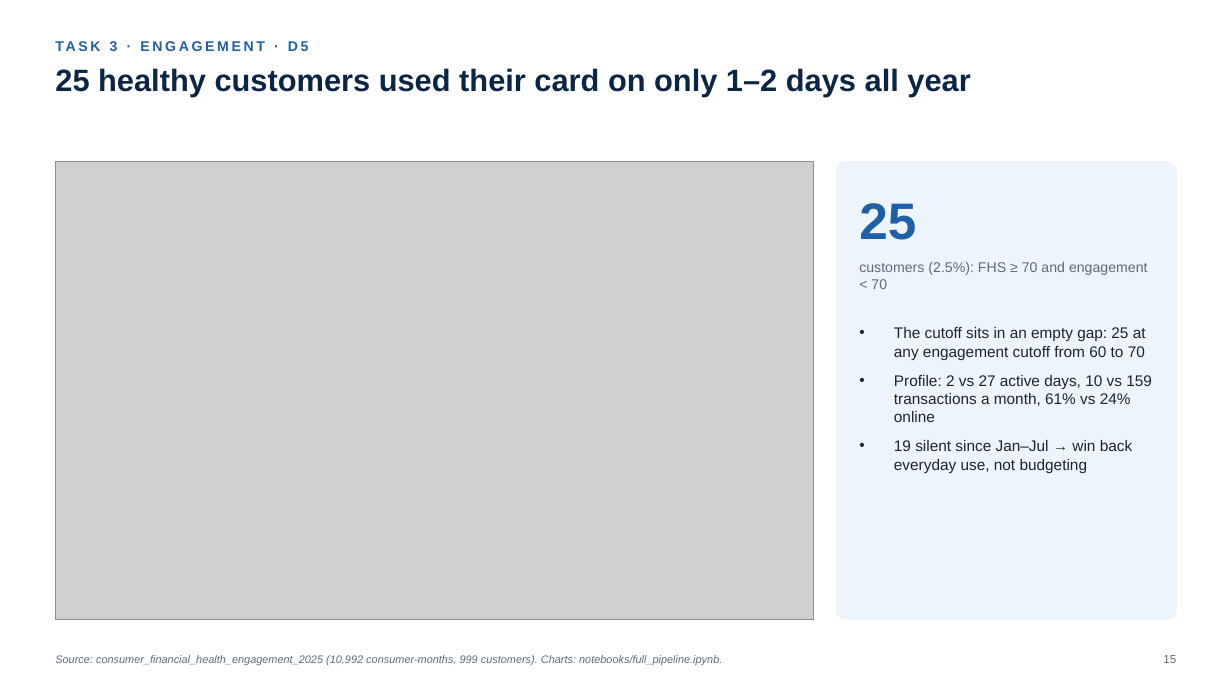
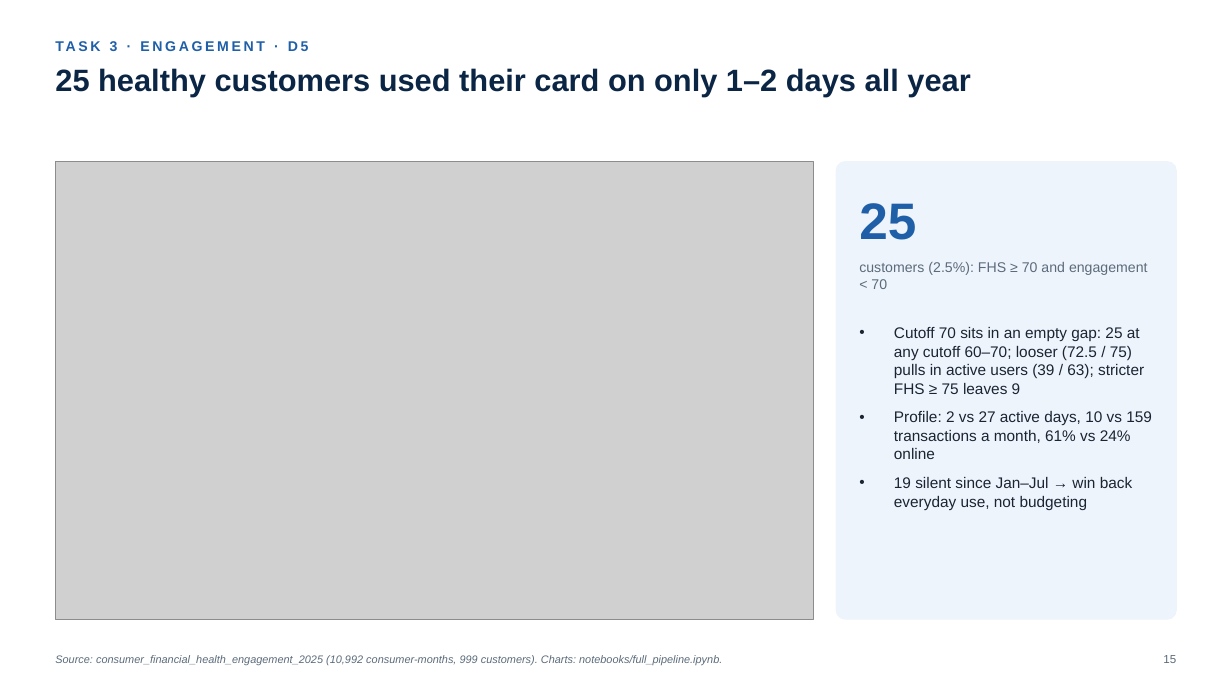
Before and after one commit to thanh-tai-435/BI10GroupYAPPERS, a slide deck: slide 15 of draft/YAPPERS_BI10_R01.pptx. Drawn at 1232x693 pixels with LibreOffice and Linux fonts; fonts in the diff are those of the drawing; grey boxes stand for pictures. Boxes give left, top, right and bottom in pixels: in the first picture for what was removed or moved away, otherwise in the second. Text is boxed around its words. In the diff, an @@ line names an element or a change of style, - is before the commit and + after.

```diff
--- a/draft/YAPPERS_BI10_R01.pptx
+++ b/draft/YAPPERS_BI10_R01.pptx
@@ text at (894, 327, 1144, 394): text changed @@
-• The cutoff sits in an empty gap: 25 at any engagement cutoff from 60 to 70
+• Cutoff 70 sits in an empty gap: 25 at any cutoff 60–70; looser (72.5 / 75) pulls in active users (39 / 63); stricter FHS ≥ 75 leaves 9
```
Also in this commit, not shown: 13 other slides changed, 7 other files.
